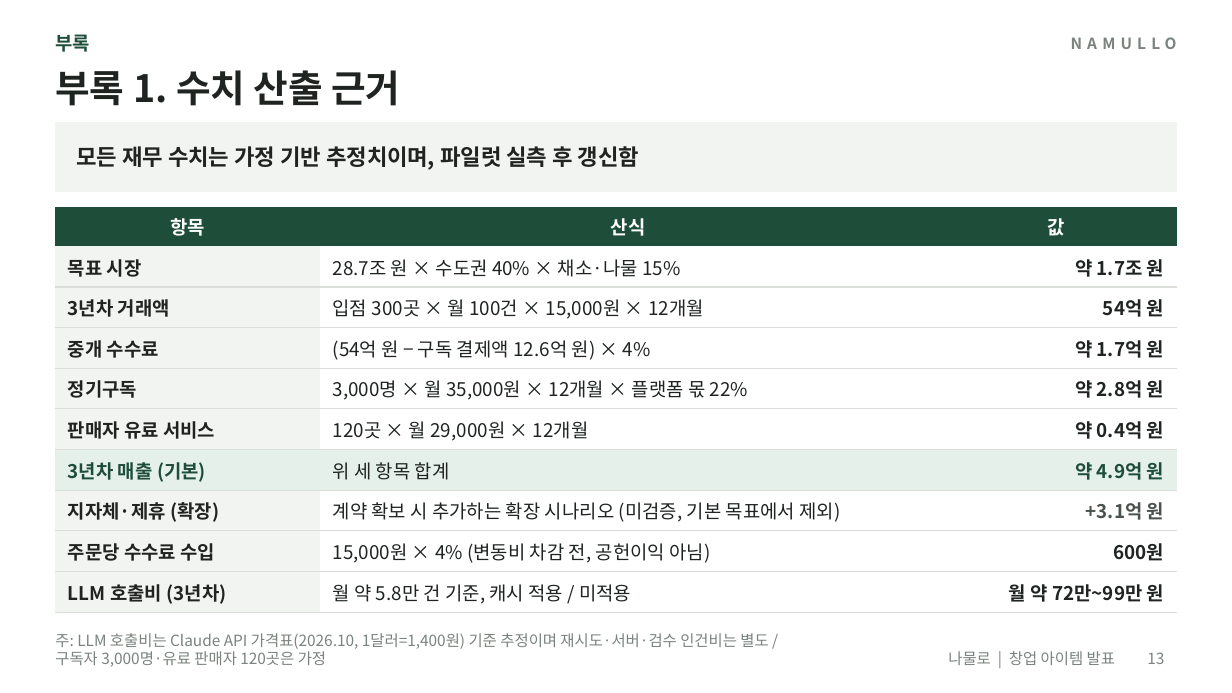
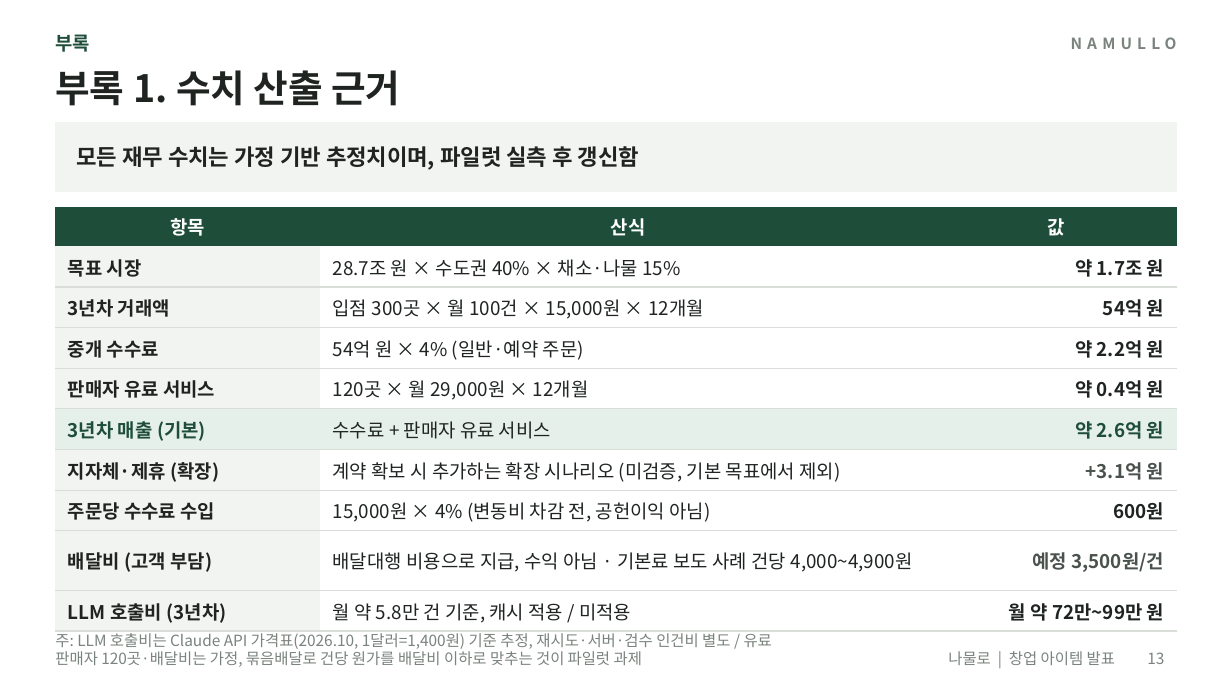
Before and after one commit to yonghoon7153-source/Yonghoon-DEM-DFT, a slide deck: slide 13 of namul-platform/02_발표자료_나물로.pptx. Drawn at 1232x693 pixels with LibreOffice and Linux fonts; fonts in the diff are those of the drawing. Boxes give left, top, right and bottom in pixels: in the first picture for what was removed or moved away, otherwise in the second. Text is boxed around its words. In the diff, an @@ line names an element or a change of style, - is before the commit and + after.

```diff
--- a/namul-platform/02_발표자료_나물로.pptx
+++ b/namul-platform/02_발표자료_나물로.pptx
@@ table at [55, 207, 1177, 627] @@
-row 4: 중개 수수료 | (54억 원 − 구독 결제액 12.6억 원) × 4% | 약 1.7억 원
-row 5: 정기구독 | 3,000명 × 월 35,000원 × 12개월 × 플랫폼 몫 22% | 약 2.8억 원
+row 4: 중개 수수료 | 54억 원 × 4% (일반·예약 주문) | 약 2.2억 원
-row 6, column 2: 위 세 항목 합계
+row 6, column 2: 수수료 + 판매자 유료 서비스
-row 6, column 3: 약 4.9억 원
+row 6, column 3: 약 2.6억 원
+row 9: 배달비 (고객 부담) | 배달대행 비용으로 지급, 수익 아님 · 기본료 보도 사례 건당 4,000~4,900원 | 예정 3,500원/건
@@ fill #F2F4F2 to #E6F0EA in row 6, column 1 @@
@@ fill #FFFFFF to #E6F0EA in 2 cells @@
@@ fill #E6F0EA to #F2F4F2 in row 7, column 1 @@
@@ fill #E6F0EA to #FFFFFF in 2 cells @@
@@ text at [55, 633, 772, 667]: text changed @@
-주: LLM 호출비는 Claude API 가격표(2026.10, 1달러=1,400원) 기준 추정이며 재시도·서버·검수 인건비는 별도 / 구독자 3,000명·유료 판매자 120곳은 가정
+주: LLM 호출비는 Claude API 가격표(2026.10, 1달러=1,400원) 기준 추정, 재시도·서버·검수 인건비 별도 / 유료 판매자 120곳·배달비는 가정, 묶음배달로 건당 원가를 배달비 이하로 맞추는 것이 파일럿 과제
```
Also in this commit, not shown: 13 other slides changed, 24 other files.
